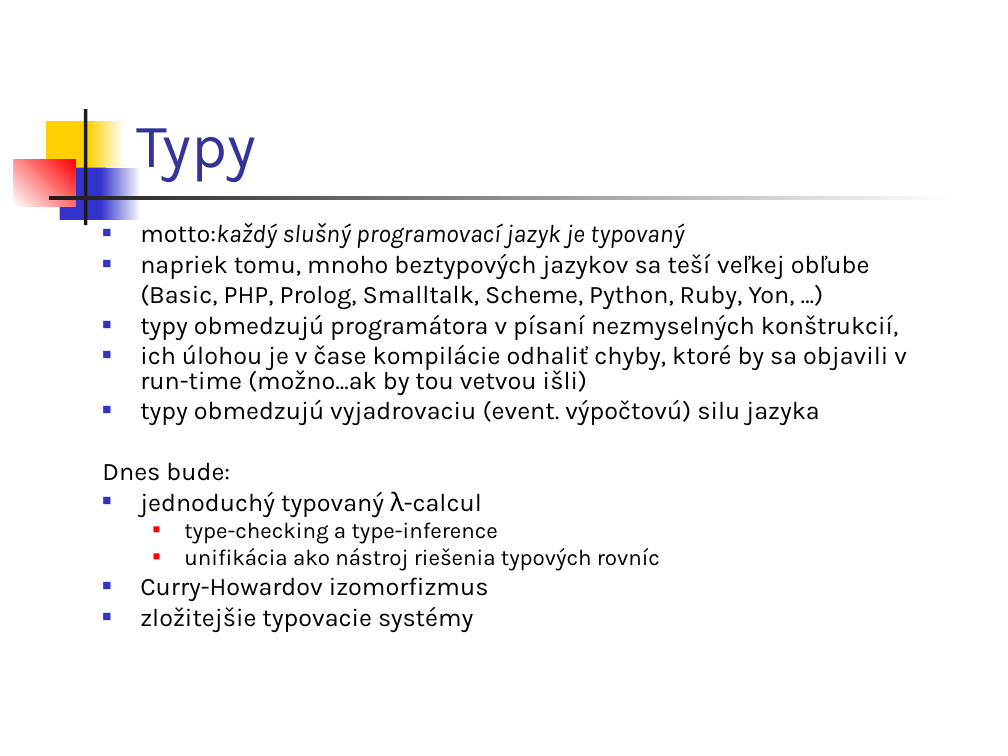
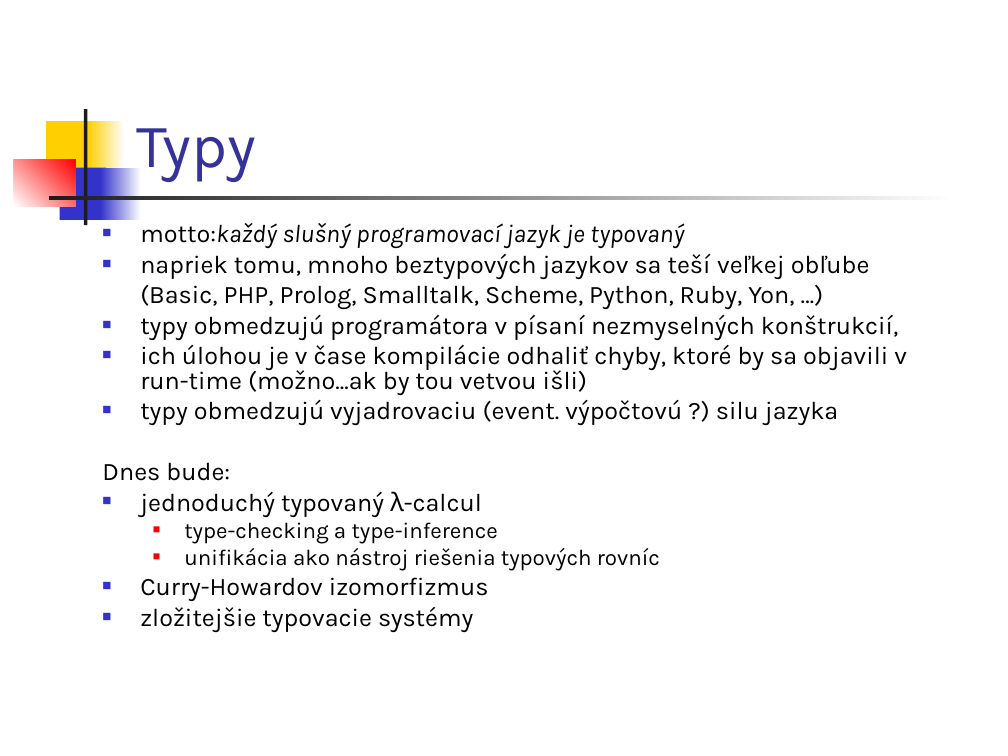
Before and after one commit to Funkcionalne/Prednasky, a slide deck: slide 1 of 08/08_fpro.ppt. Drawn at 1008x756 pixels with LibreOffice and Linux fonts; fonts in the diff are those of the drawing. Boxes give left, top, right and bottom in pixels: in the first picture for what was removed or moved away, otherwise in the second. Text is boxed around its words. In the diff, an @@ line names an element or a change of style, - is before the commit and + after.

```diff
--- a/08/08_fpro.ppt
+++ b/08/08_fpro.ppt
@@ text at [140, 400, 838, 426]: text changed @@
-■ typy obmedzujú vyjadrovaciu (event. výpočtovú) silu jazyka
+■ typy obmedzujú vyjadrovaciu (event. výpočtovú ?) silu jazyka
```
Also in this commit, not shown: 5 other slides changed, 1 slide added, 1 other file.
